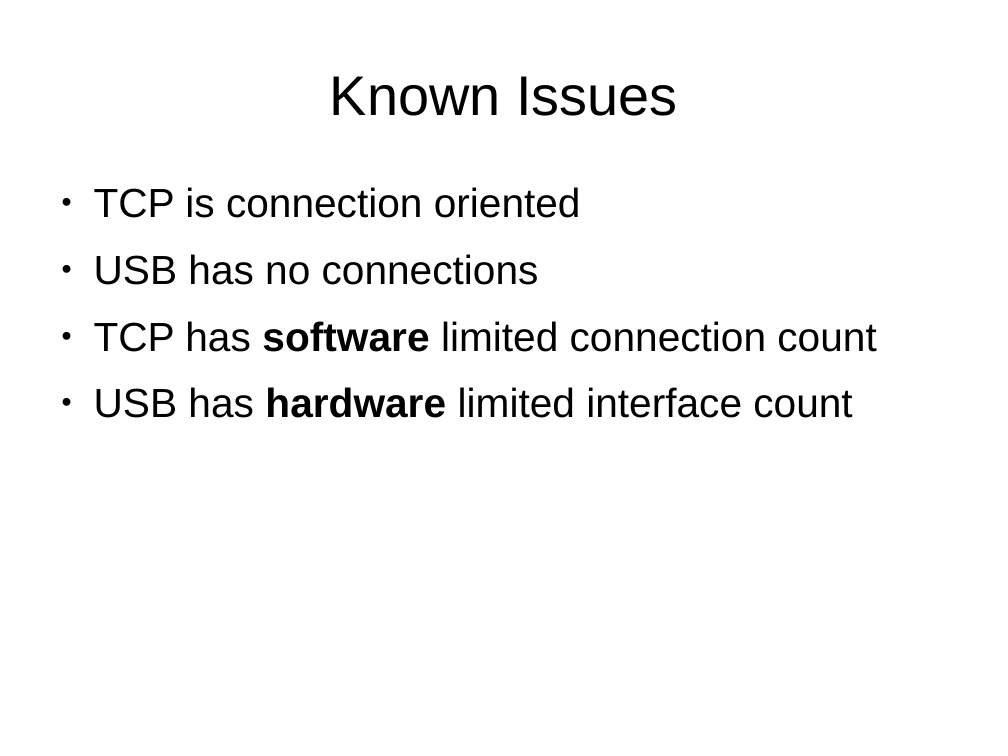
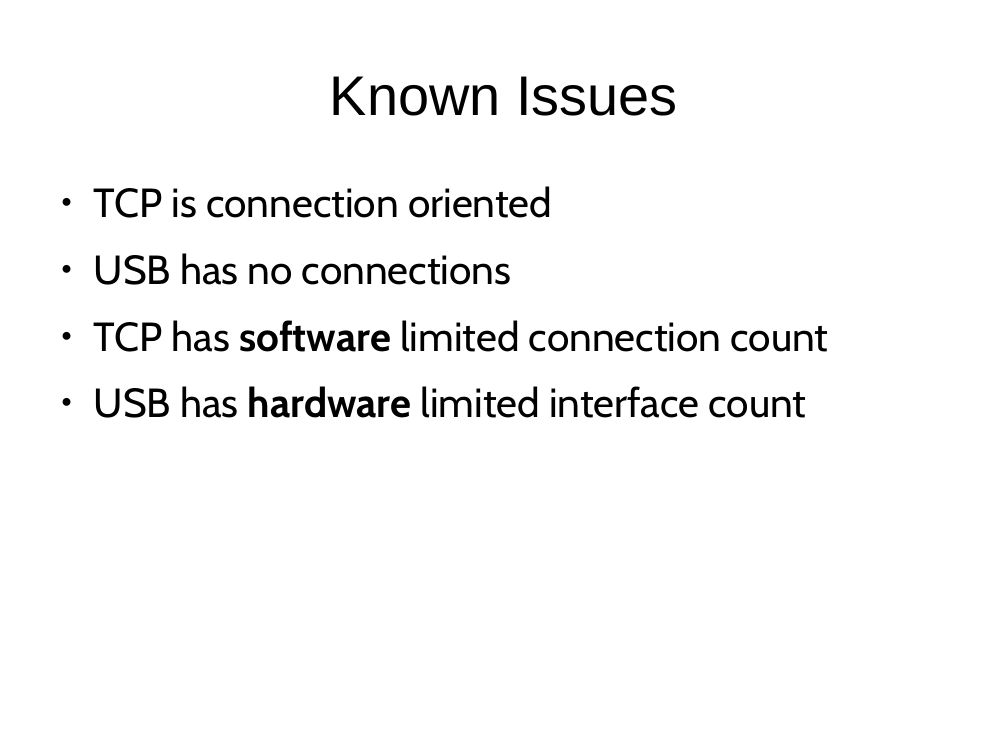
Before and after one commit to tillkamppeter/ippusbxd, a slide deck: slide 6 of doc/ippusbxd_presentation.odp. Drawn at 1008x756 pixels with LibreOffice and Linux fonts; fonts in the diff are those of the drawing. Boxes give left, top, right and bottom in pixels: in the first picture for what was removed or moved away, otherwise in the second. Text is boxed around its words. In the diff, an @@ line names an element or a change of style, - is before the commit and + after.

```diff
--- a/doc/ippusbxd_presentation.odp
+++ b/doc/ippusbxd_presentation.odp
@@ text "TCP is connection oriented" at (94,186,829,418): font Arial to Cabin @@
```
Also in this commit, not shown: 6 other slides changed.
